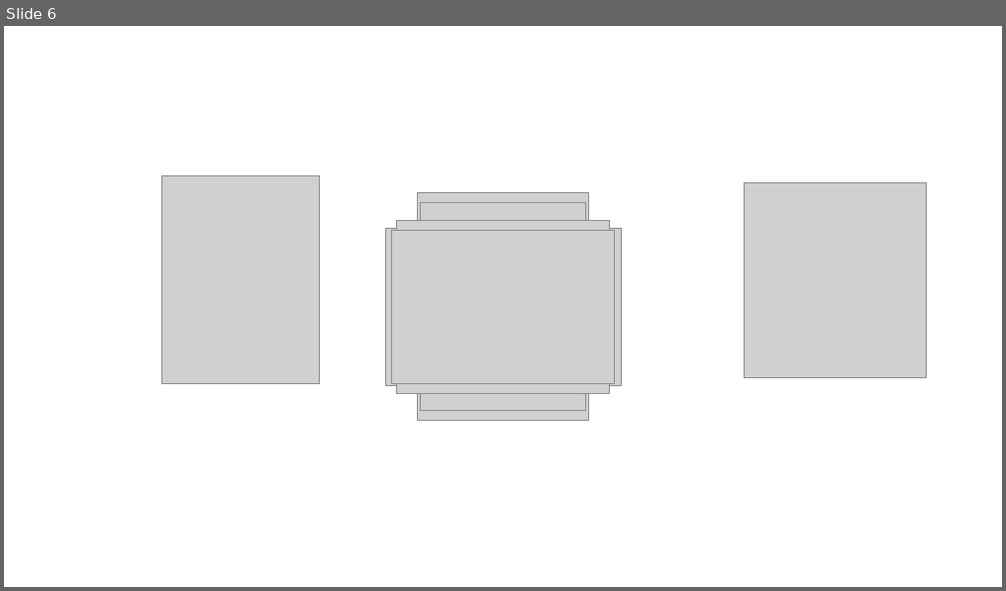
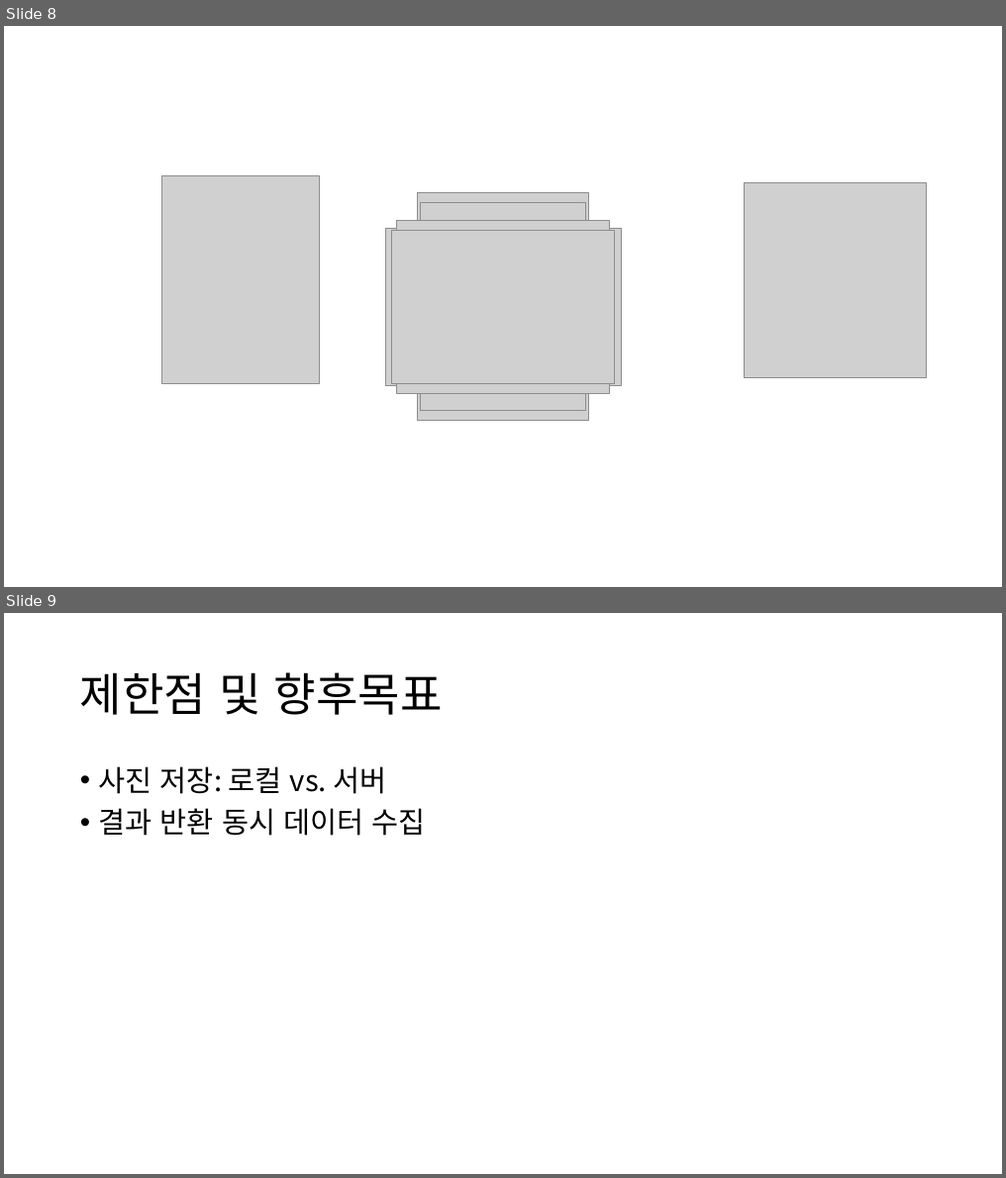
Before and after one commit to yjmd2222/Section-4-Project, a slide deck: 발표 ppt.pptx. Shown one above the other, each under a label of ours: slide 6 before the commit, slides 8 and 9 after it. The pictures are 1006x591 and 1006x1178 pixels, drawn with LibreOffice and Linux fonts; fonts in the diff are those of the drawing; grey boxes stand for pictures. Boxes give left, top, right and bottom in pixels: in the first picture for what was removed or moved away, otherwise in the second. Text is boxed around its words. In the diff, an @@ line names an element or a change of style, - is before the commit and + after.

```diff
--- a/발표 ppt.pptx
+++ b/발표 ppt.pptx
@@ slide 9 added at (x1=4, y1=613, x2=1002, y2=1174), background #FFFFFF @@
@@ title added at (x1=80, y1=672, x2=443, y2=715), 44 pt, text #000000 @@
+제한점 및 향후목표
@@ text added at (x1=99, y1=766, x2=426, y2=836), 28 pt, text #000000 @@
+• 사진 저장: 로컬 vs. 서버
+• 결과 반환 동시 데이터 수집
@@ what was slide 6 is now slide 8 @@
```
Also in this commit, not shown: 2 other slides added, 1 other file.
